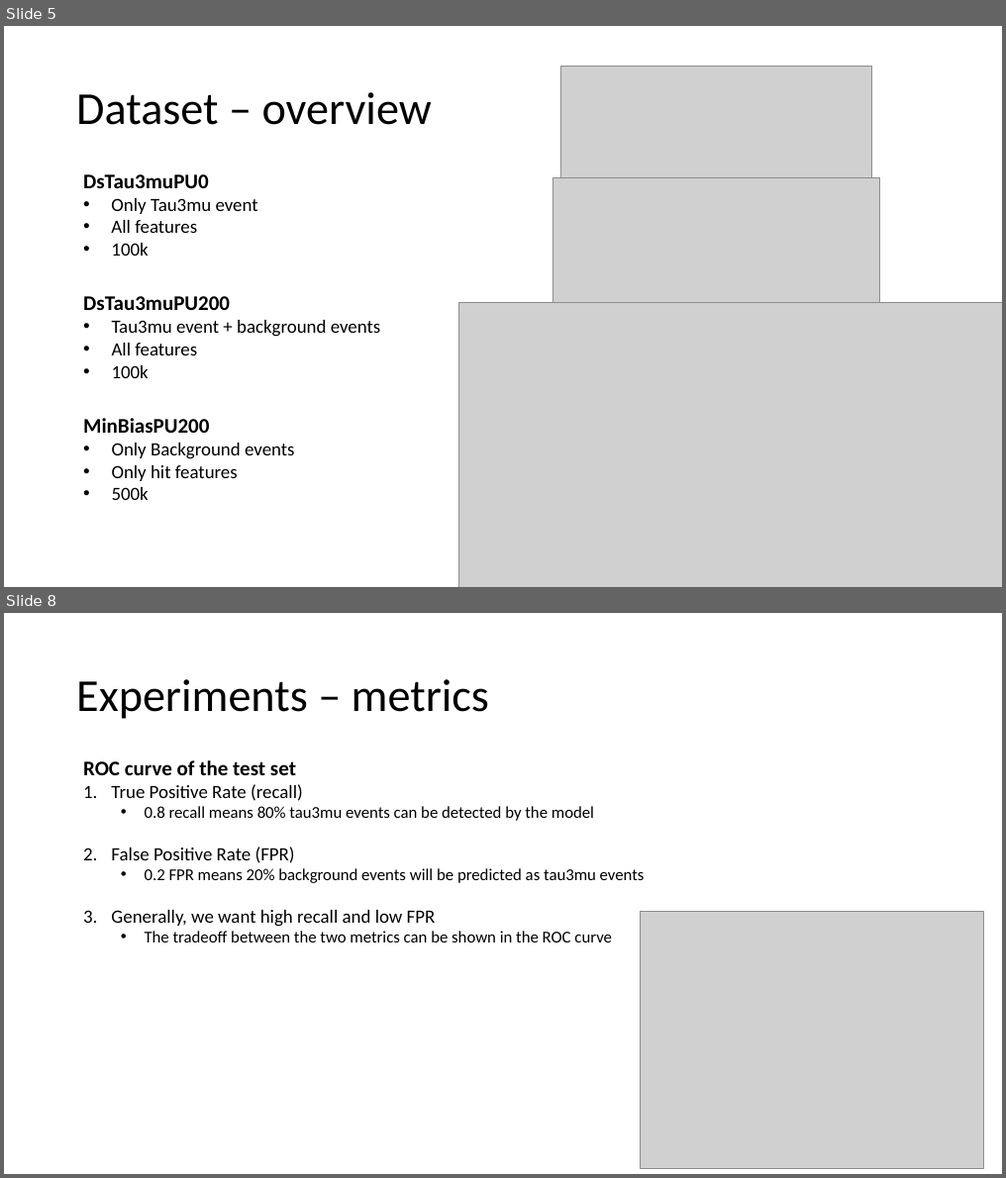
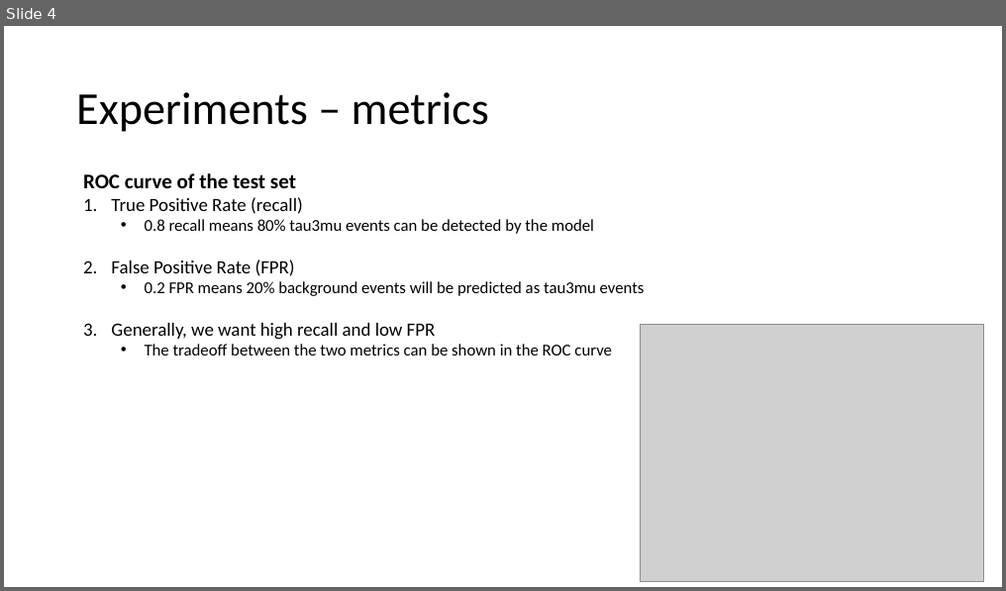
Before and after one commit to ekoenig4/Tau3MuGNNs, a slide deck: Tau3MuGNNs.pptx. Shown one above the other, each under a label of ours: slides 5 and 8 before the commit, slide 4 after it; the slides between them are not shown. The pictures are 1006x1178 and 1006x591 pixels, drawn with LibreOffice and Linux fonts; fonts in the diff are those of the drawing; grey boxes stand for pictures. Boxes give left, top, right and bottom in pixels: in the first picture for what was removed or moved away, otherwise in the second. Text is boxed around its words. In the diff, an @@ line names an element or a change of style, - is before the commit and + after.

```diff
--- a/Tau3MuGNNs.pptx
+++ b/Tau3MuGNNs.pptx
@@ slide 5 removed at bbox=[4, 26, 1002, 587], background #FFFFFF @@
@@ picture removed at bbox=[561, 66, 872, 178] @@
@@ title removed at bbox=[76, 92, 432, 125] @@
-Dataset – overview
@@ text removed at bbox=[83, 174, 258, 256] @@
-DsTau3muPU0
-• Only Tau3mu event
-• All features
-• 100k
@@ picture removed at bbox=[553, 178, 880, 302] @@
@@ text removed at bbox=[83, 296, 381, 378] @@
-DsTau3muPU200
-• Tau3mu event + background events
-• All features
-• 100k
@@ picture removed at bbox=[458, 302, 1002, 587] @@
@@ text removed at bbox=[83, 418, 295, 500] @@
-MinBiasPU200
-• Only Background events
-• Only hit features
-• 500k
@@ what was slide 8 is now slide 4 @@
```
Also in this commit, not shown: 3 slides changed, 15 slides added, 10 other slides removed, 9 other files.
